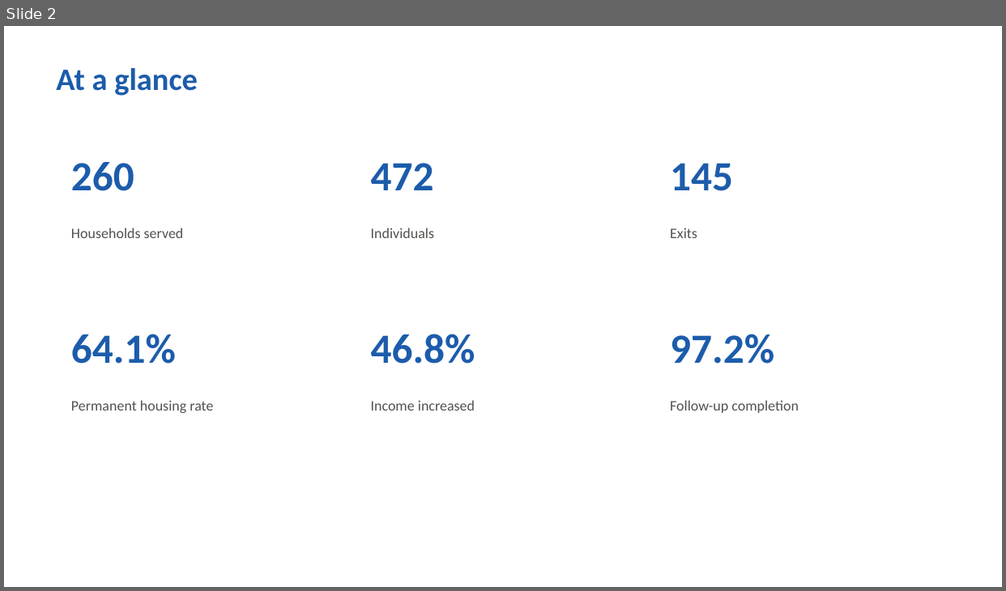
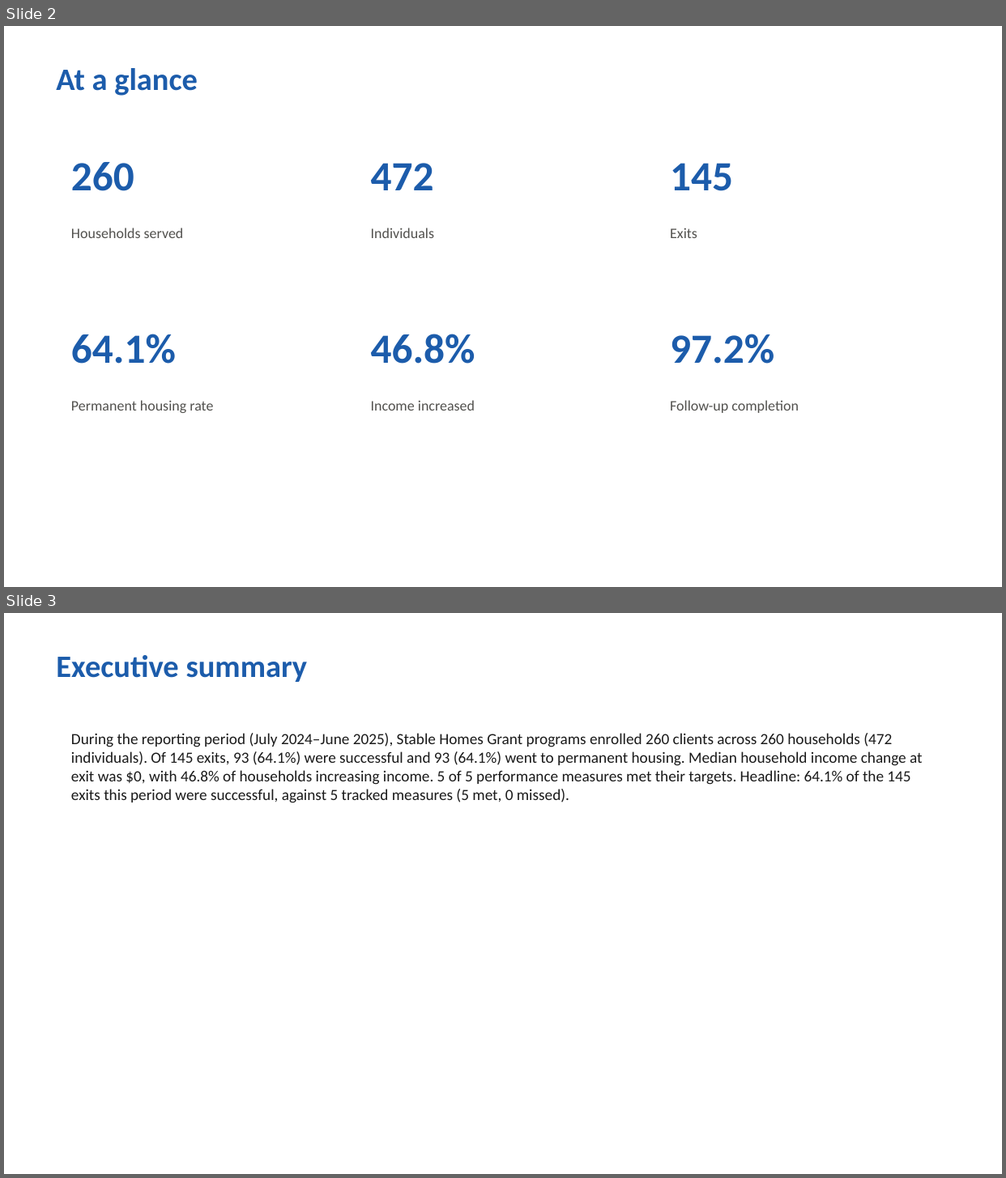
Before and after one commit to stve099/Grant-Data-Quality-Reporting-Assistant, a slide deck: examples/grant_report.pptx. Shown one above the other, each under a label of ours: slide 2 before the commit, slides 2 and 3 after it. The pictures are 1006x591 and 1006x1178 pixels, drawn with LibreOffice and Linux fonts; fonts in the diff are those of the drawing. Boxes give left, top, right and bottom in pixels: in the first picture for what was removed or moved away, otherwise in the second. Text is boxed around its words. In the diff, an @@ line names an element or a change of style, - is before the commit and + after.

```diff
--- a/examples/grant_report.pptx
+++ b/examples/grant_report.pptx
@@ slide 3 added at (4,613,1002,1174), background #FFFFFF @@
@@ text added at (56,655,308,682), 30 pt, text #1C5CAB, bold @@
+Executive summary
@@ text added at (71,733,922,803), 15 pt, text #1A1A1A @@
+During the reporting period (July 2024–June 2025), Stable Homes Grant programs enrolled 260 clients across 260 households (472 individuals). Of 145 exits, 93 (64.1%) were successful and 93 (64.1%) went to permanent housing. Median household income change at exit was $0, with 46.8% of households increasing income. 5 of 5 performance measures met their targets. Headline: 64.1% of the 145 exits this period were successful, against 5 tracked measures (5 met, 0 missed).
```
Also in this commit, not shown: 1 slide changed, 1 slide removed, 5 other files.
